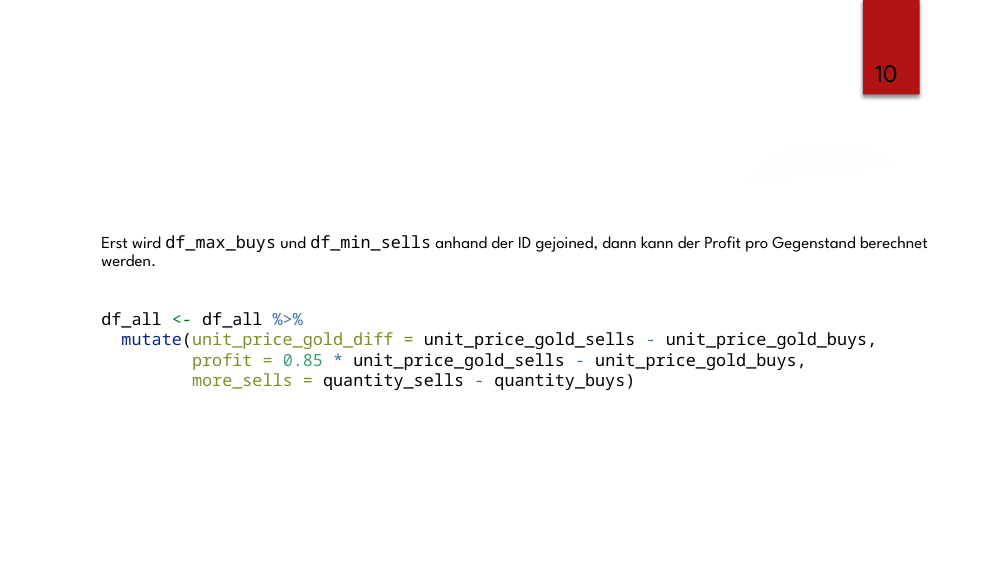
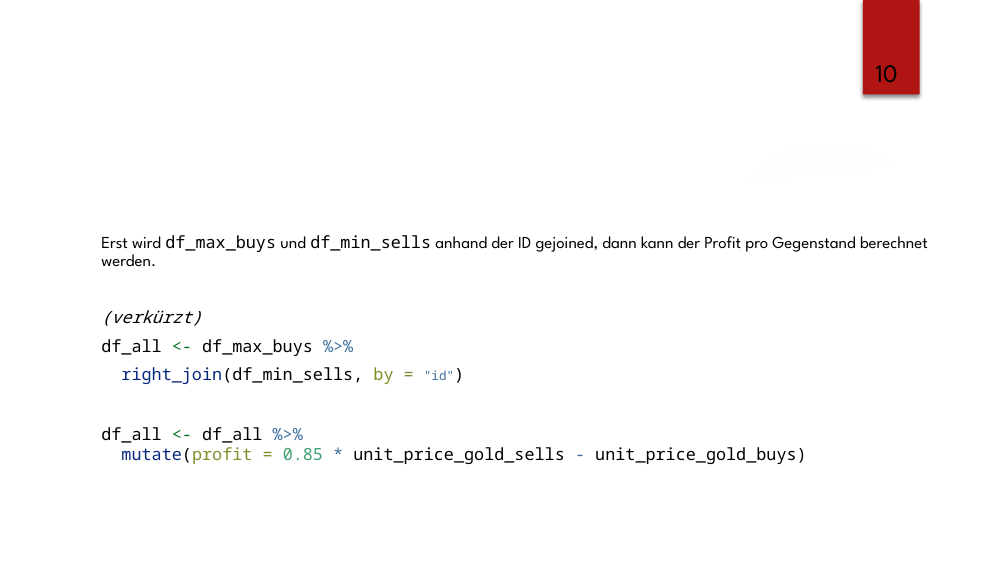
Before and after one commit to lz039/Gw2Trading, a slide deck: slide 10 of reports/presentation_custom_design.pptx. Drawn at 1008x567 pixels with LibreOffice and Linux fonts; fonts in the diff are those of the drawing; background and template pictures are left out. Boxes give left, top, right and bottom in pixels: in the first picture for what was removed or moved away, otherwise in the second. Text is boxed around its words. In the diff, an @@ line names an element or a change of style, - is before the commit and + after.

```diff
--- a/reports/presentation_custom_design.pptx
+++ b/reports/presentation_custom_design.pptx
@@ text at (101, 310, 807, 464): text changed @@
-df_all <- df_all %>%
-mutate(unit_price_gold_diff = unit_price_gold_sells - unit_price_gold_buys,
-profit = 0.85 * unit_price_gold_sells - unit_price_gold_buys,
-more_sells = quantity_sells - quantity_buys)
+(verkürzt)
+df_all <- df_max_buys %>%
+right_join(df_min_sells, by = "id")
+df_all <- df_all %>%
+mutate(profit = 0.85 * unit_price_gold_sells - unit_price_gold_buys)
```
Also in this commit, not shown: 17 other slides changed.
